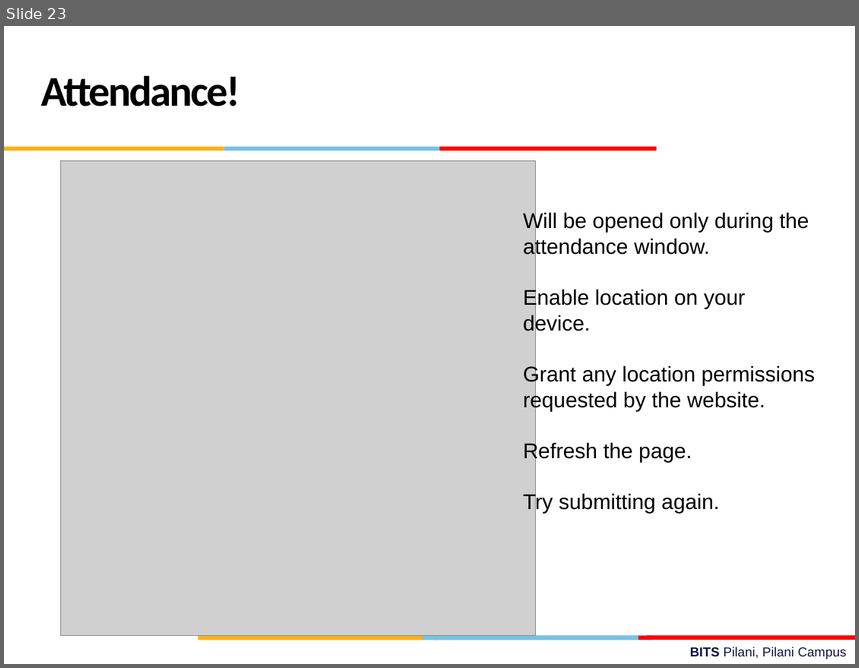
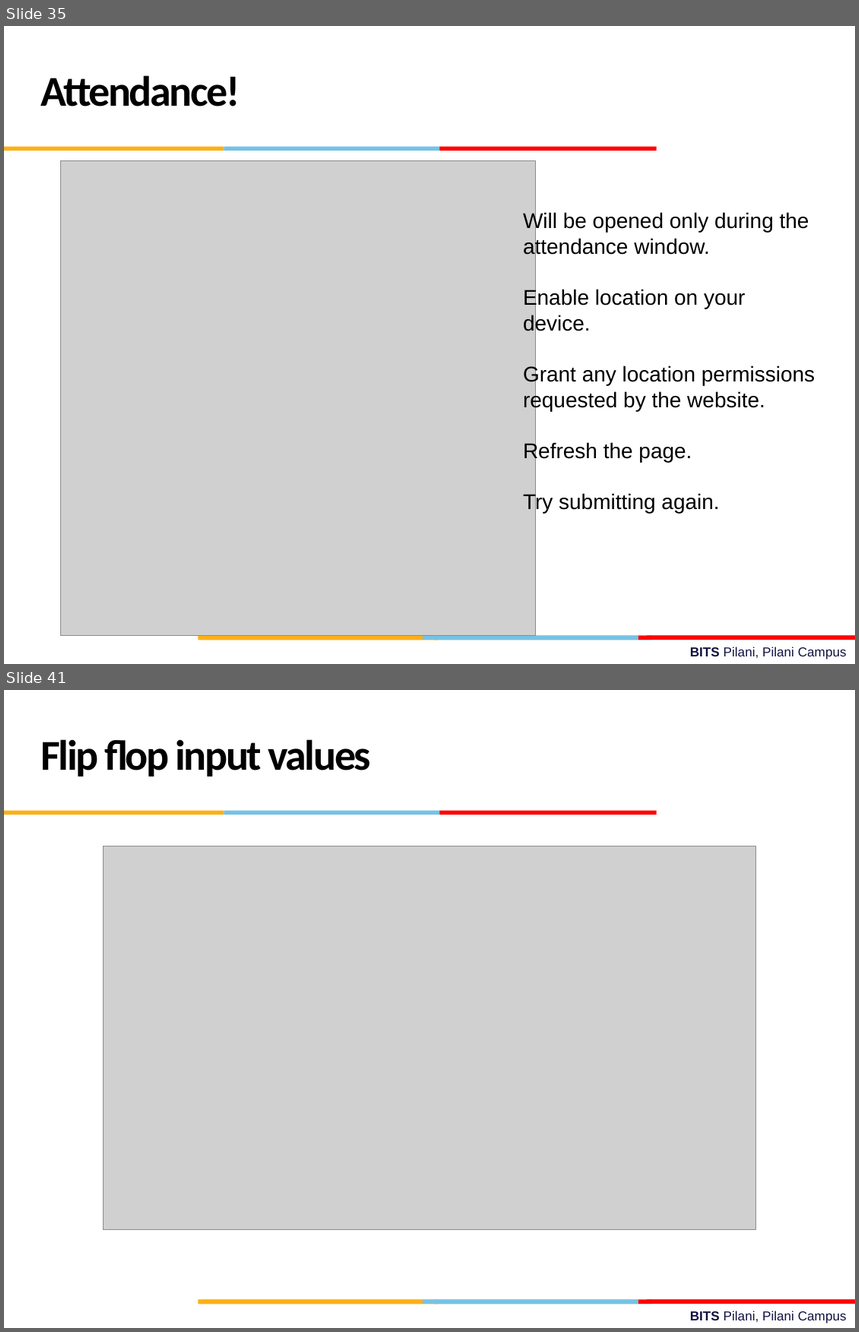
Before and after one commit to csndl-iitd/f2152025, a slide deck: Lec-14-15.pptx. Shown one above the other, each under a label of ours: slide 23 before the commit, slides 35 and 41 after it; the slides between them are not shown. The pictures are 859x668 and 859x1332 pixels, drawn with LibreOffice and Linux fonts; fonts in the diff are those of the drawing; grey boxes stand for pictures; background and template pictures are left out. Boxes give left, top, right and bottom in pixels: in the first picture for what was removed or moved away, otherwise in the second. Text is boxed around its words. In the diff, an @@ line names an element or a change of style, - is before the commit and + after.

```diff
--- a/Lec-14-15.pptx
+++ b/Lec-14-15.pptx
@@ slide 41 added at <box>4,690,855,1328</box>, background #FFFFFF; not listed: 10 template elements that a slide beside it also shows @@
@@ text added at <box>41,739,371,777</box>, 36 pt, text #000000, bold @@
+Flip flop input values
@@ picture added at <box>104,846,756,1230</box> @@
@@ what was slide 23 is now slide 35 @@
```
Also in this commit, not shown: 11 other slides added.
